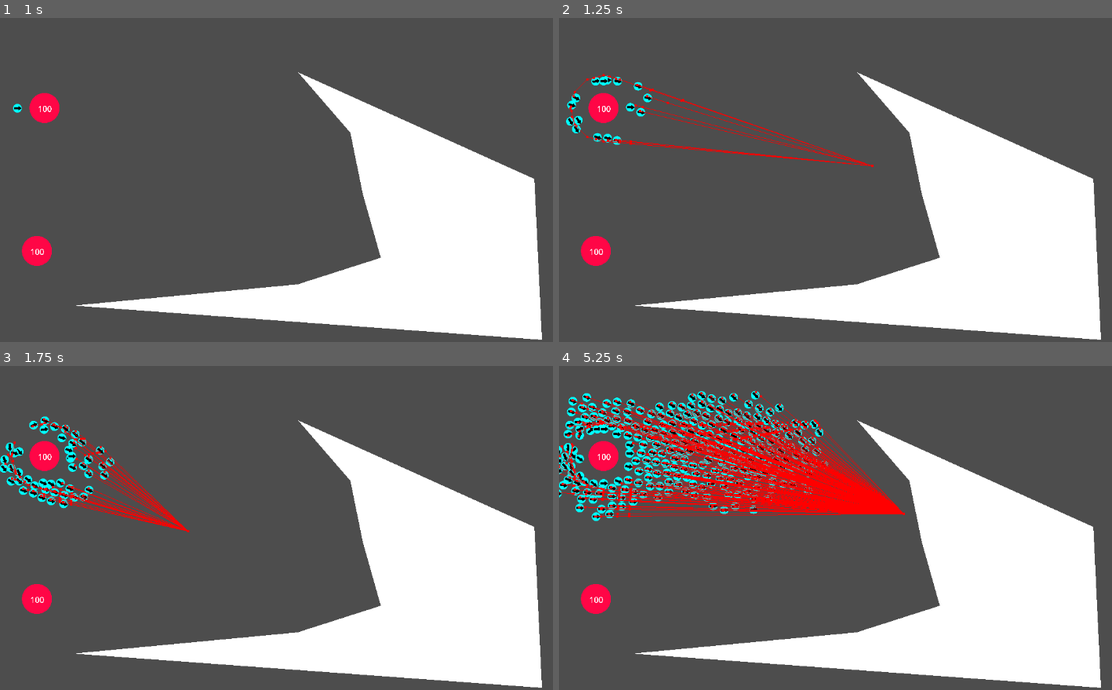
Above: before the commit, frames 1-4 (two rows, left to right).
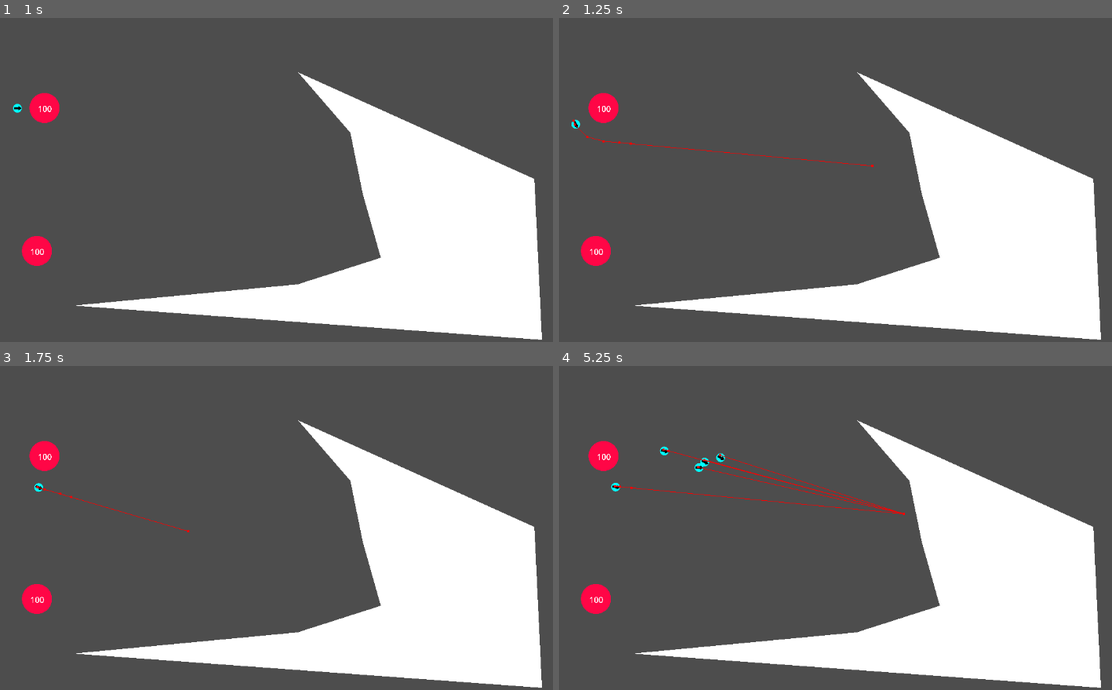
Above: after the commit, the same moments.

Repository: immortalbean/cluster
Game: Godot game, scene res://Scenes/game.tscn
Two runs of this game, one before a commit and one after it. Both use one fixed random seed, a clock stepped at 60 frames per second and the inputs below.
Inputs (mouse positions are in pixels of both pictures, inside the frame that each line leads up to):
- Up to frame 1 (1 s): tap Enter at 0.5 s; move the mouse to (453, 147) at 0.52 s; press the mouse at (453, 147) at 0.53 s
- Up to frame 2 (1.25 s): no input
- Up to frame 3 (1.75 s): move the mouse to (188, 531) at 1.27 s; release the mouse at (188, 531) at 1.28 s; click (188, 531) at 1.35 s
- Up to frame 4 (5.25 s): move the mouse to (935, 437) at 2.02 s; press the mouse at (935, 437) at 2.03 s; move the mouse to (841, 583) at 2.77 s; release the mouse at (841, 583) at 2.78 s; click (841, 583) at 2.85 s; move the mouse to (1062, 566) at 3.52 s; press the mouse at (1062, 566) at 3.53 s; move the mouse to (686, 459) at 4.27 s; release the mouse at (686, 459) at 4.28 s; click (686, 459) at 4.35 s; move the mouse to (901, 515) at 5.02 s; press the mouse at (901, 515) at 5.03 s

Frame 1 is identical in both runs. In frame 2, 1.3% of the frame differs, in the area x 1-57%, y 17-46%; in frame 3, 2.8%; in frame 4, 14%, in the area x 0-63%, y 7-48%.

Commit message:
Update game.tscn

Diff:
--- a/Scenes/game.tscn
+++ b/Scenes/game.tscn
@@ -6,7 +6,7 @@
 [sub_resource type="NavigationPolygon" id="NavigationPolygon_mdv7l"]
 vertices = PackedVector2Array(-414.289, 91, 104.547, -9.28125, 132.5, 89.8438, -0.046875, 132.289, -428.188, 172.82, -4 …(607 unchanged characters)…
 polygons = Array[PackedInt32Array]([PackedInt32Array(0, 1, 2, 3, 4, 5), PackedInt32Array(6, 5, 4), PackedInt32Array(7,  …(667 unchanged characters)…
-outlines = Array[PackedVector2Array]([PackedVector2Array(-631, -307, -590, 365, 680, 305, 611, -450, -602, -431)])
+outlines = Array[PackedVector2Array]([PackedVector2Array(-578, 281, 627, 253, 625, -408, -559, -411)])
 agent_radius = 20.0
 
 [node name="Game" type="Node2D"]
@@ -18,8 +18,6 @@
 
 [node name="Hub" parent="NavigationRegion2D" instance=ExtResource("1_3k2fe")]
 position = Vector2(-461, -172)
-hub_individual_limit = 79741
-time_between = 0.01
 
 [node name="Hub2" parent="NavigationRegion2D" instance=ExtResource("1_3k2fe")]
 position = Vector2(-475, 91)
